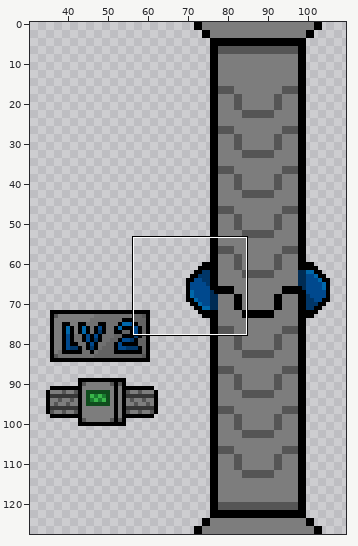
Sprite sheet, stored at GameJam - LoydJerryAlec/GameJam2DTemplate/sprites/spr_door_keycard_2_side/layers/c39c159b-cafc-4784-ae65-d54e69810261/d07b6d21-790c-42cc-9fef-0bb1d91b1b43.png. The first picture is a wide view before the edit; the outline marks the close-up.
Close-up. Before the commit:
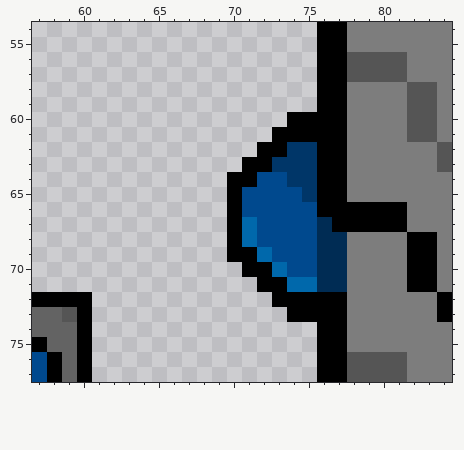
The file is 128x128 pixels. Shown: x 57..84, y 54..77. The wide view leaves out empty margins.
Now the later version:
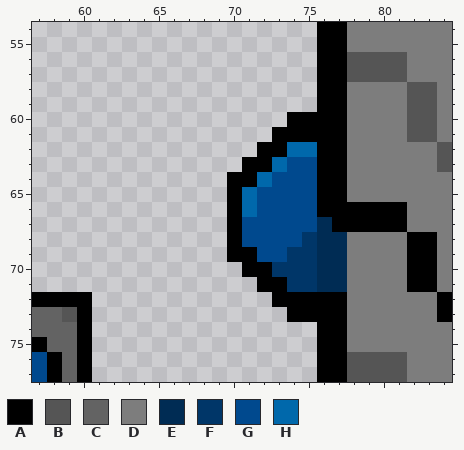
Palette (. is transparent): A #000000  B #555555  C #636363  D #7d7d7d  E #002c54  F #003668  G #00498e  H #0068ab
Change:
Colour G becomes colour F in row 68 at x 75; in rows 69 to 70 at x 74 to 75.
Colour H becomes colour F in row 70 at x 73; in row 71 at x 74 to 75.
Colour F becomes colour G in rows 63 to 64 at x 74 to 75; in row 65 at x 75.
Colour H becomes colour G in rows 67 to 68 at x 71; in row 69 at x 72.
Colour F becomes colour H in row 62 at x 74 to 75; in row 63 at x 73.
Colour G becomes colour H in row 64 at x 72; in rows 65 to 66 at x 71.
Boxes around the changes in both close-ups, in picture pixels (x1, y1, x2, y2):
changed: (242, 142, 317, 292)
